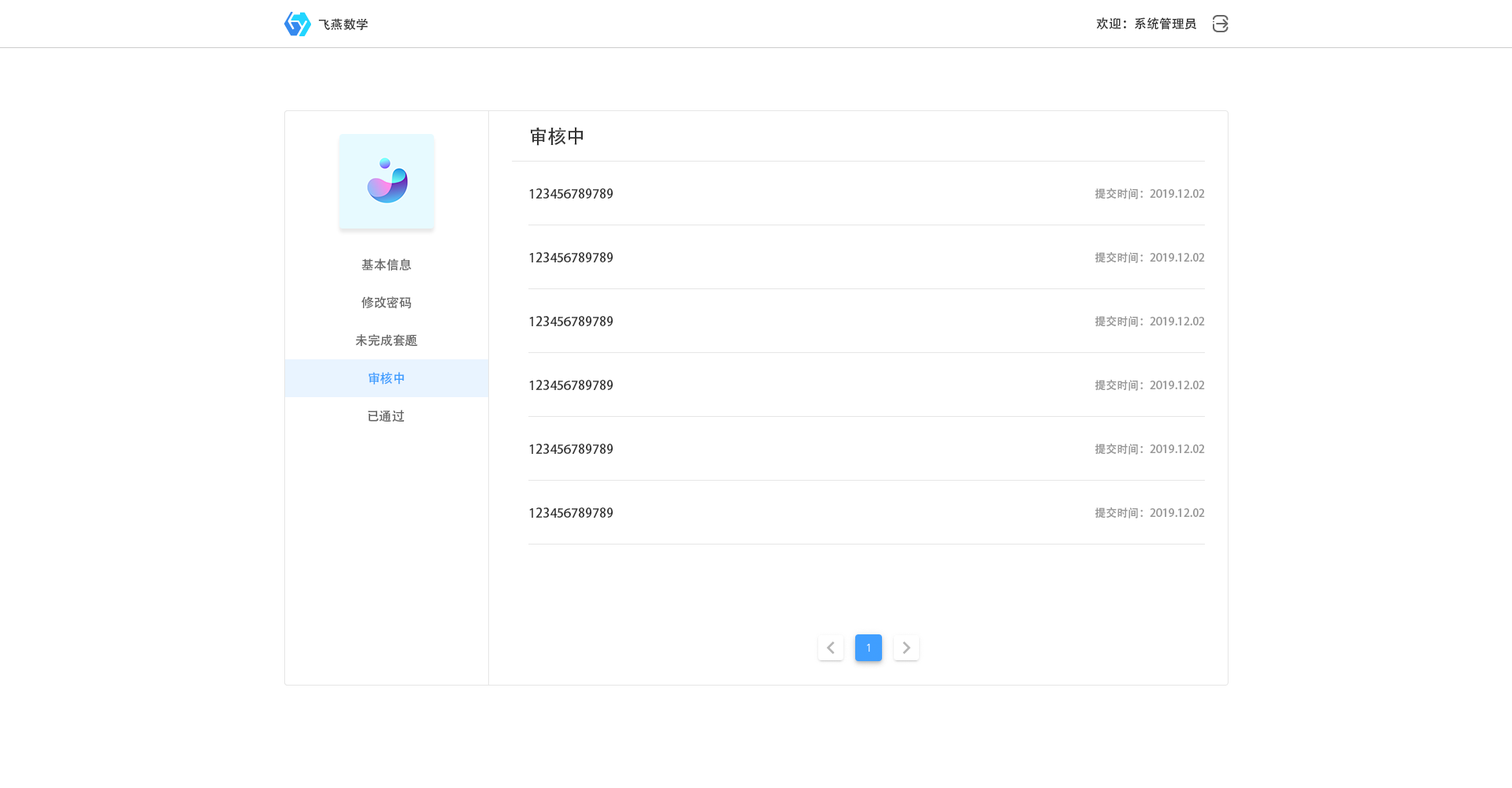
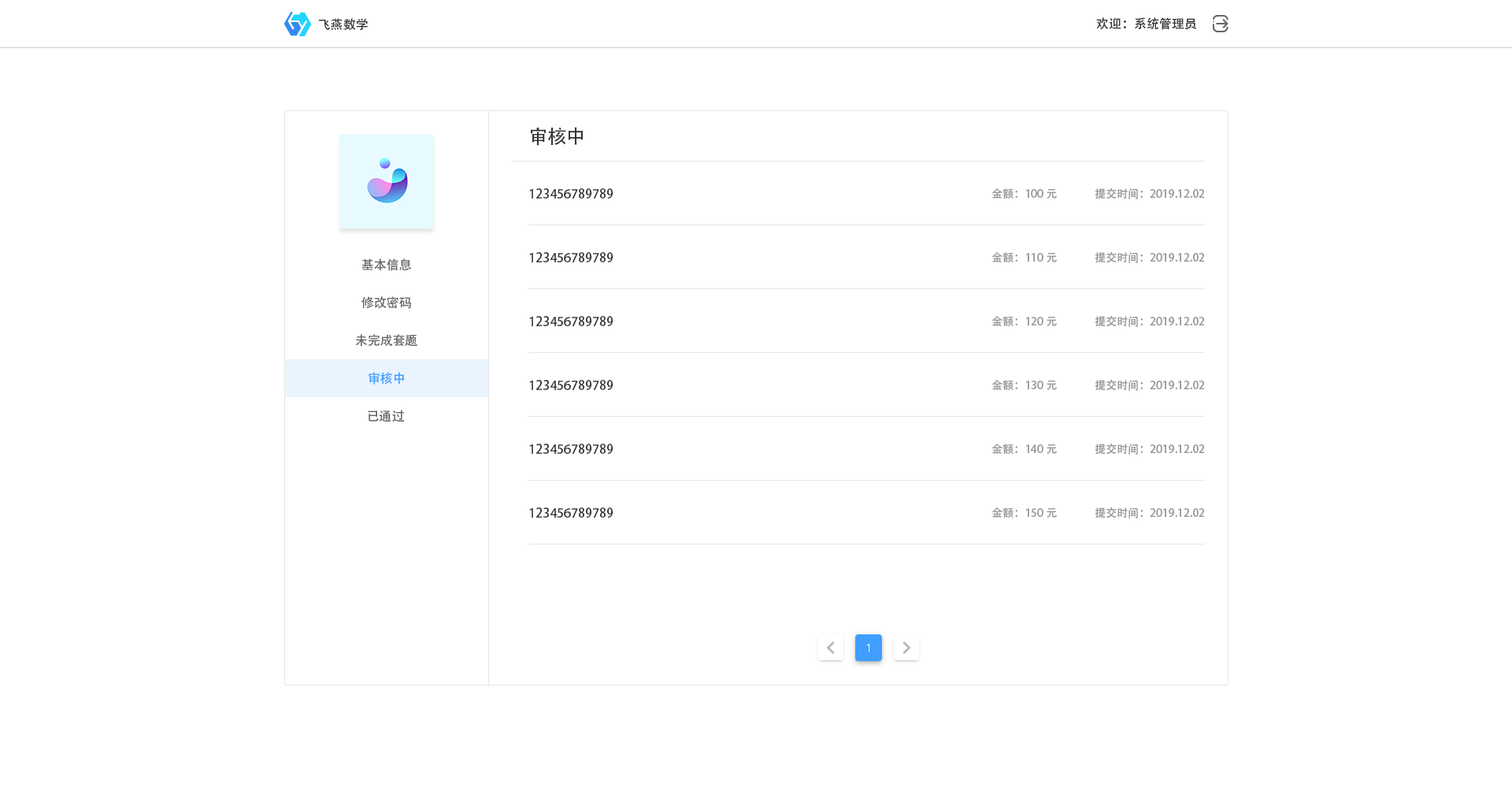
Layered file, before and after one edit (1512x788). Changes by layer:
added layer "金额：150元" in group "组 7" over [991, 507, 1058, 518]
added layer "金额：140元" in group "组 7" over [991, 443, 1058, 454]
added layer "金额：130元" in group "组 7" over [991, 379, 1058, 390]
added layer "金额：120元" in group "组 7" over [991, 315, 1058, 327]
added layer "金额：110元" in group "组 7" over [991, 252, 1058, 263]
added layer "金额：100元" in group "组 7" over [991, 188, 1058, 199]
